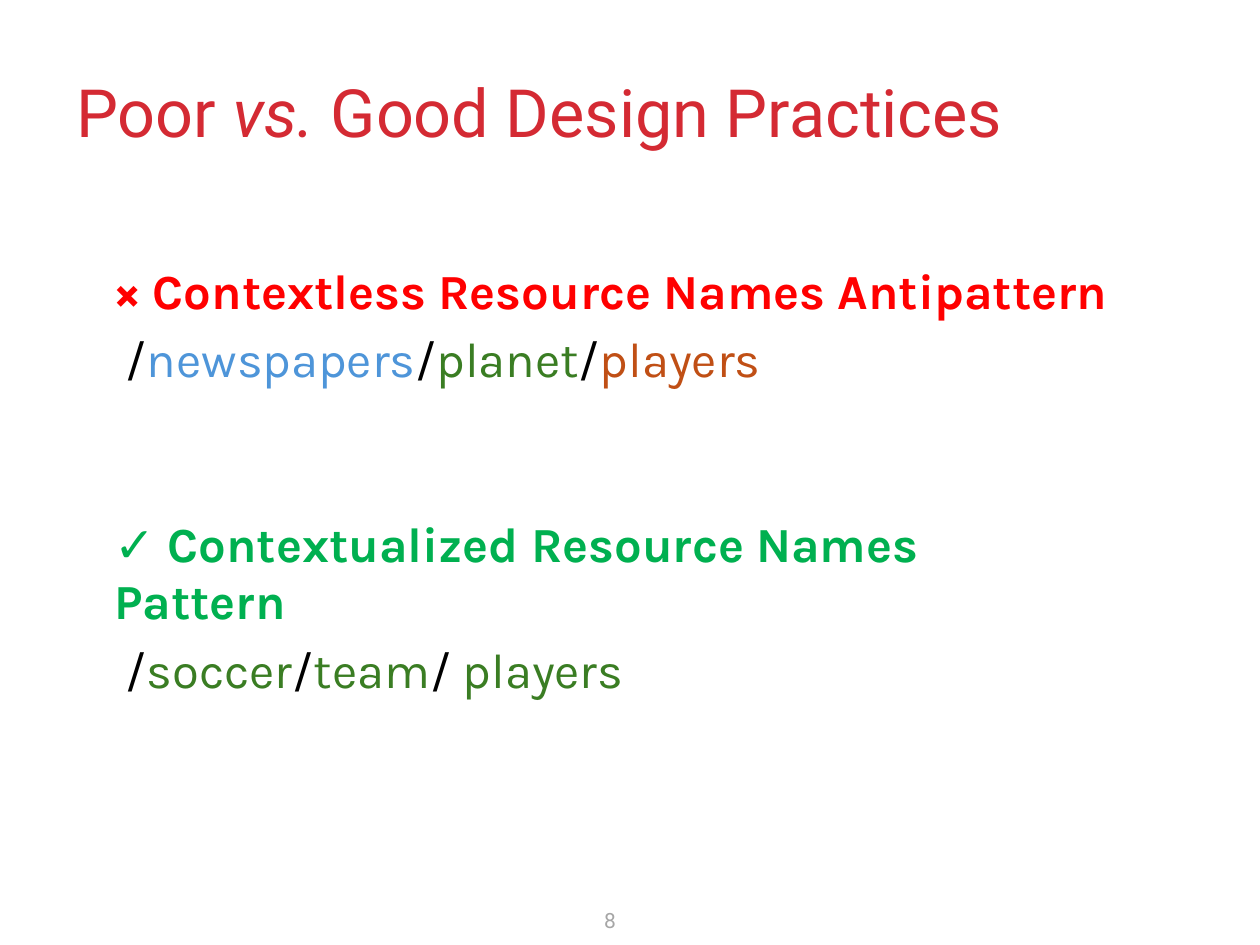
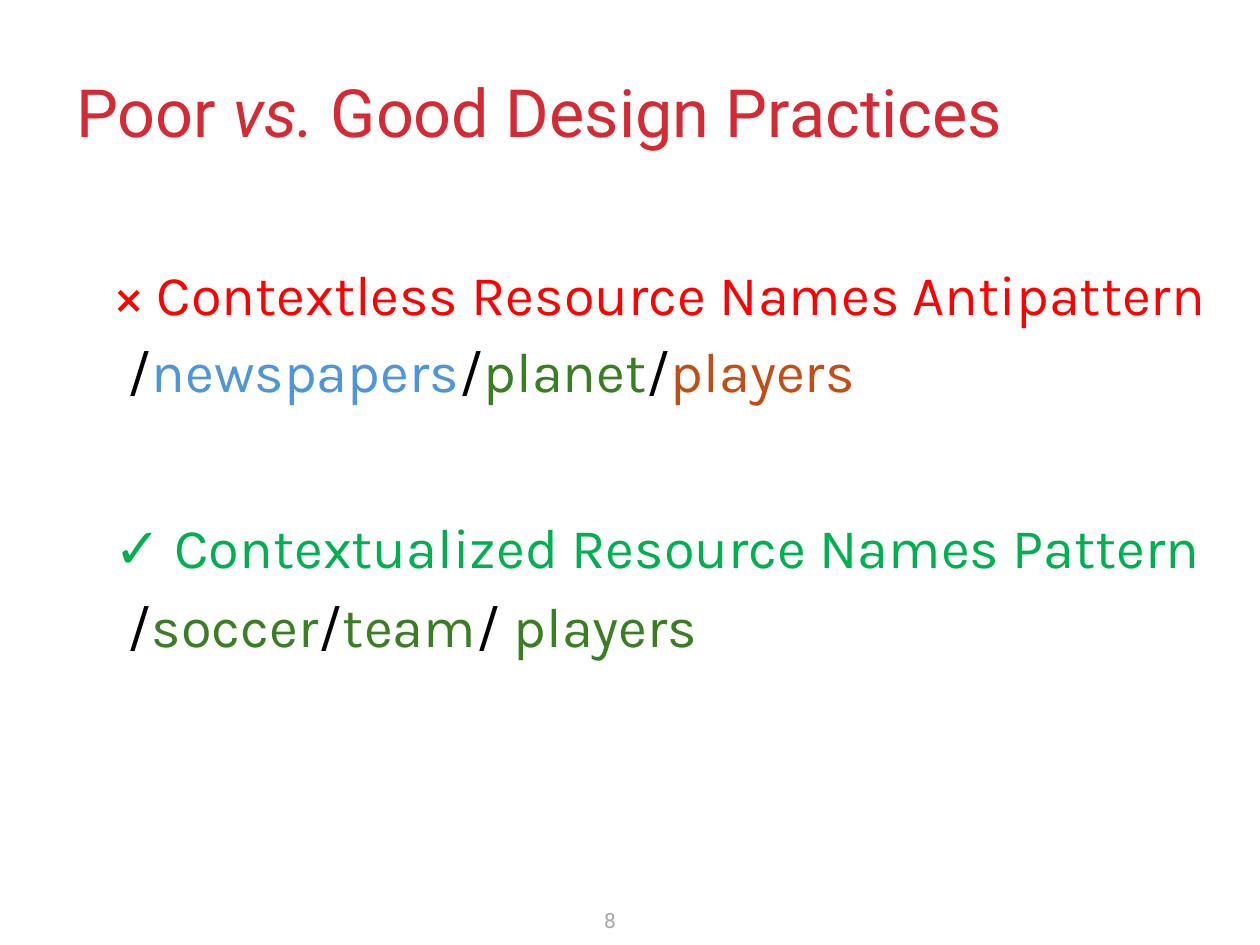
Before and after one commit to krishnodey/API-Quality, a slide deck: slide 8 of Cascon-Resources/Presentation/CASCON-2024.pptx. Drawn at 1260x945 pixels with LibreOffice and Linux fonts; fonts in the diff are those of the drawing. Boxes give left, top, right and bottom in pixels: in the first picture for what was removed or moved away, otherwise in the second. Text is boxed around its words. In the diff, an @@ line names an element or a change of style, - is before the commit and + after.

```diff
--- a/Cascon-Resources/Presentation/CASCON-2024.pptx
+++ b/Cascon-Resources/Presentation/CASCON-2024.pptx
@@ table at (103,258,1260,447) @@
@@ size 28 to 32 pt @@
@@ bold off in "× Contextless Resource Names Antipattern" @@
@@ table at (103,512,1220,677) @@
@@ size 28 to 32 pt @@
@@ bold off in "✓ Contextualized Resource Names Pattern" @@
@@ table: place and size @@
-table at (103,512,1092,704)
+table at (103,512,1220,677)
```
Also in this commit, not shown: 9 other slides changed.
